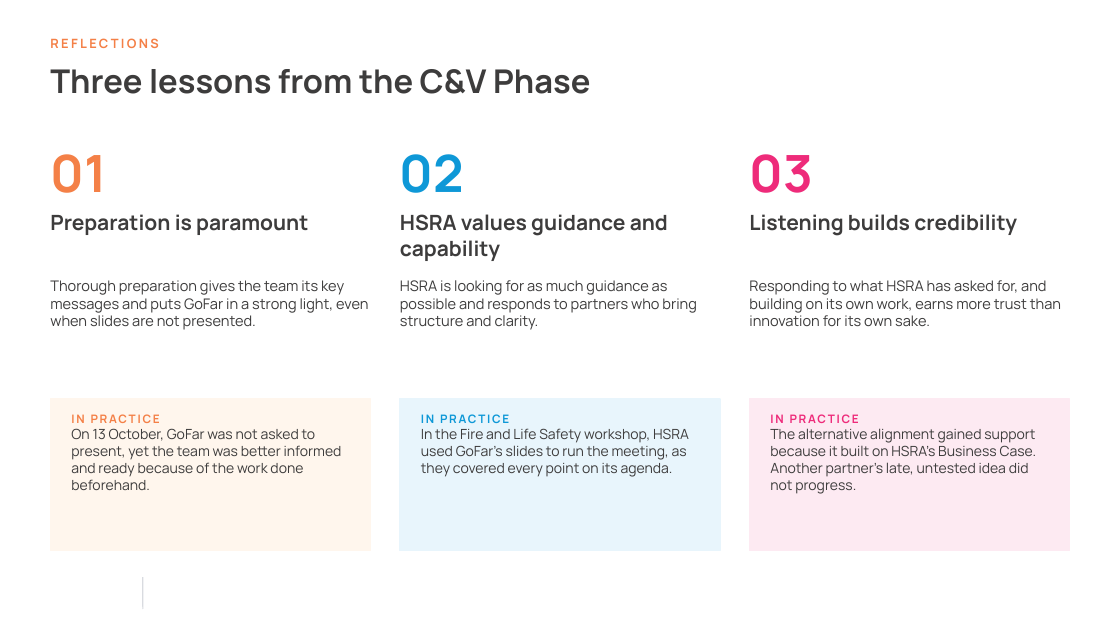
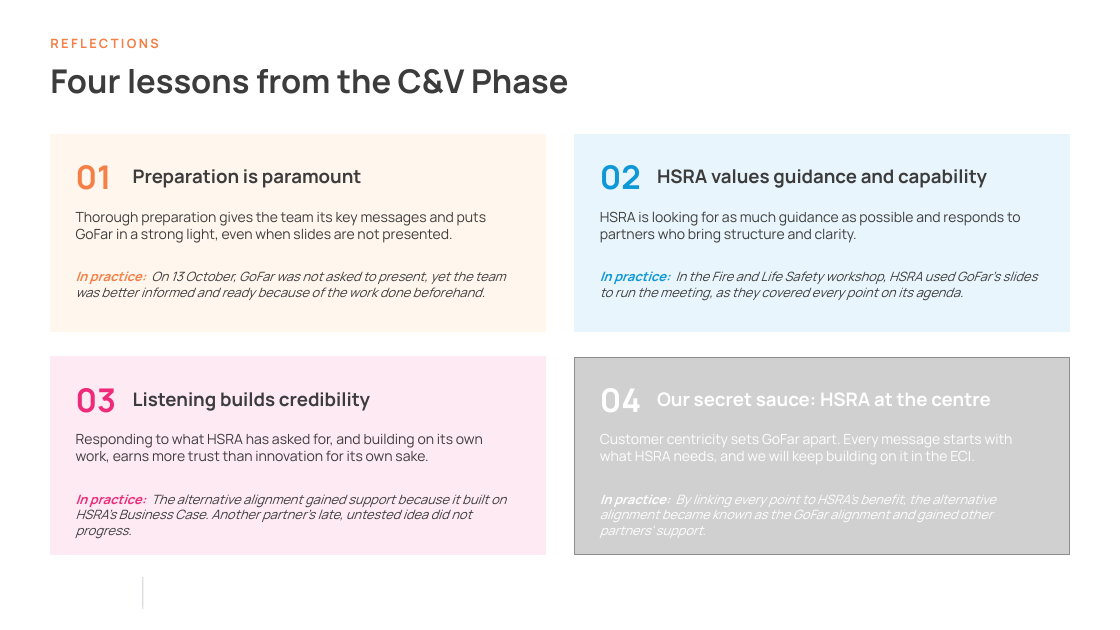
Before and after one commit to alyciawolf02/claude, a slide deck: slide 8 of deck/GoFar_Support_Deck.pptx. Drawn at 1120x630 pixels with LibreOffice and Linux fonts; fonts in the diff are those of the drawing; grey boxes stand for pictures; background and template pictures are left out. Boxes give left, top, right and bottom in pixels: in the first picture for what was removed or moved away, otherwise in the second. Text is boxed around its words. In the diff, an @@ line names an element or a change of style, - is before the commit and + after.

```diff
--- a/deck/GoFar_Support_Deck.pptx
+++ b/deck/GoFar_Support_Deck.pptx
@@ title at (x1=50, y1=69, x2=568, y2=94): text changed @@
-Three lessons from the C&V Phase
+Four lessons from the C&V Phase
@@ rectangle added at (x1=50, y1=134, x2=545, y2=332), fill #FFF6ED, outline #FFF6ED 1 pt @@
@@ rectangle added at (x1=575, y1=134, x2=1070, y2=332), fill #E8F5FC, outline #E8F5FC 1 pt @@
@@ text "01" moved from (x1=50, y1=154, x2=106, y2=193) to (x1=76, y1=165, x2=112, y2=190) @@
@@ text "Preparation is paramount" moved from (x1=50, y1=214, x2=308, y2=235) to (x1=133, y1=169, x2=362, y2=188) @@
@@ text "02" moved from (x1=400, y1=154, x2=464, y2=193) to (x1=600, y1=165, x2=641, y2=190) @@
@@ text "HSRA values guidance and capability" moved from (x1=400, y1=214, x2=668, y2=261) to (x1=657, y1=169, x2=987, y2=188) @@
@@ text "Thorough preparation gives the team ..." moved from (x1=50, y1=280, x2=368, y2=330) to (x1=76, y1=212, x2=487, y2=243) @@
@@ text "HSRA is looking for as ..." moved from (x1=400, y1=280, x2=697, y2=330) to (x1=600, y1=211, x2=1021, y2=243) @@
@@ text at (x1=76, y1=271, x2=505, y2=300): text changed; size 12 to 11 pt; italic on @@
-IN PRACTICE
-On 13 October, GoFar was not asked to present, yet the team was better informed and ready because of the work done beforehand.
+In practice: On 13 October, GoFar was not asked to present, yet the team was better informed and ready because of the work done beforehand.
@@ text at (x1=600, y1=271, x2=1038, y2=301): text changed; size 12 to 11 pt; italic on @@
-IN PRACTICE
-In the Fire and Life Safety workshop, HSRA used GoFar's slides to run the meeting, as they covered every point on its agenda.
+In practice: In the Fire and Life Safety workshop, HSRA used GoFar's slides to run the meeting, as they covered every point on its agenda.
@@ rectangle added at (x1=50, y1=357, x2=545, y2=555), fill #FDEAF2, outline #FDEAF2 1 pt @@
@@ picture added at (x1=575, y1=357, x2=1070, y2=555) @@
@@ size 44 to 28 pt in 3 elements at (x1=600, y1=165, x2=641, y2=190), (x1=76, y1=165, x2=112, y2=190), (x1=76, y1=388, x2=116, y2=413) @@
@@ text "03" moved from (x1=749, y1=154, x2=813, y2=193) to (x1=76, y1=388, x2=116, y2=413) @@
@@ size 18 to 16 pt; vertical alignment top to middle in 3 elements at (x1=133, y1=169, x2=362, y2=188), (x1=657, y1=169, x2=987, y2=188), (x1=133, y1=392, x2=370, y2=411) @@
@@ text "Listening builds credibility" moved from (x1=749, y1=214, x2=1017, y2=236) to (x1=133, y1=392, x2=370, y2=411) @@
@@ text added at (x1=600, y1=388, x2=641, y2=412), 28 pt, text #FFFFFF, bold @@
+04
@@ rectangle removed at (x1=50, y1=399, x2=371, y2=550) @@
@@ rectangle removed at (x1=400, y1=399, x2=720, y2=550) @@
@@ text added at (x1=657, y1=393, x2=990, y2=406), 16 pt, text #FFFFFF, bold @@
+Our secret sauce: HSRA at the centre
@@ rectangle removed at (x1=749, y1=399, x2=1070, y2=550) @@
@@ size 12.5 to 12 pt in 3 elements at (x1=76, y1=212, x2=487, y2=243), (x1=600, y1=211, x2=1021, y2=243), (x1=76, y1=433, x2=483, y2=463) @@
@@ text "Responding to what HSRA has ..." moved from (x1=749, y1=280, x2=1061, y2=326) to (x1=76, y1=433, x2=483, y2=463) @@
@@ text added at (x1=600, y1=434, x2=1013, y2=464), 12 pt, text #FFFFFF @@
+Customer centricity sets GoFar apart. Every message starts with what HSRA needs, and we will keep building on it in the ECI.
@@ text at (x1=76, y1=494, x2=506, y2=539): text changed; size 12 to 11 pt; italic on @@
-IN PRACTICE
-The alternative alignment gained support because it built on HSRA's Business Case. Another partner's late, untested idea did not progress.
+In practice: The alternative alignment gained support because it built on HSRA's Business Case. Another partner's late, untested idea did not progress.
@@ text added at (x1=600, y1=495, x2=996, y2=538), 11 pt, text #FFFFFF, italic @@
+In practice: By linking every point to HSRA's benefit, the alternative alignment became known as the GoFar alignment and gained other partners' support.
```
